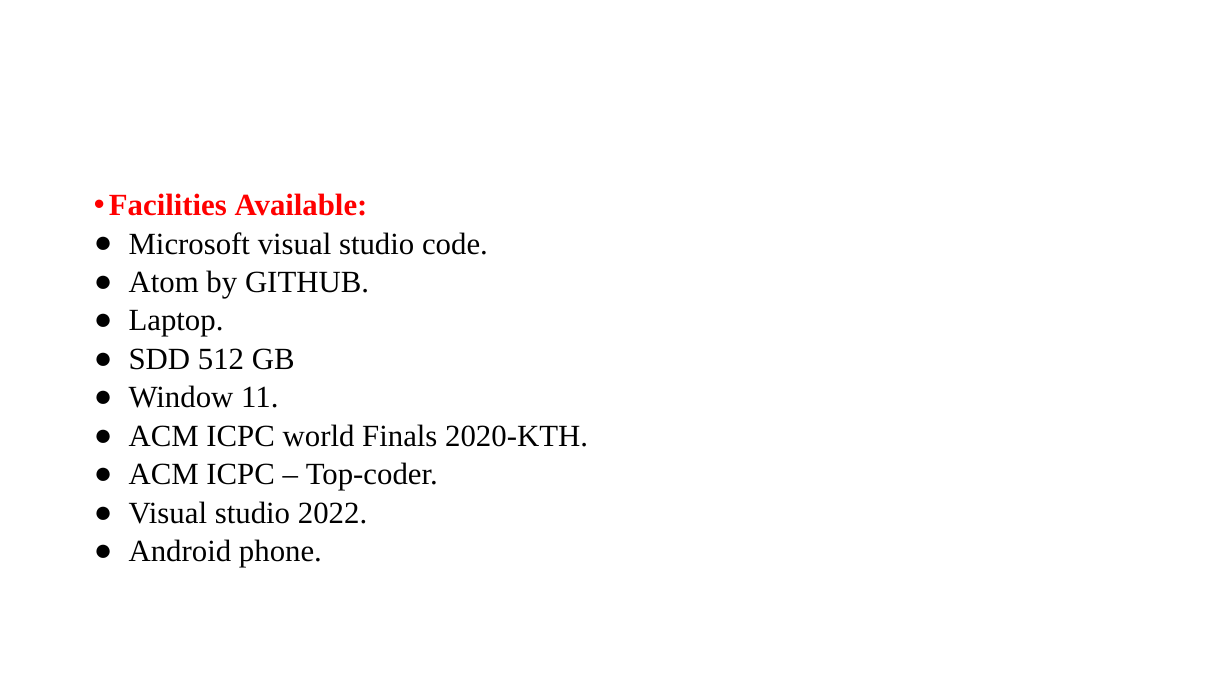
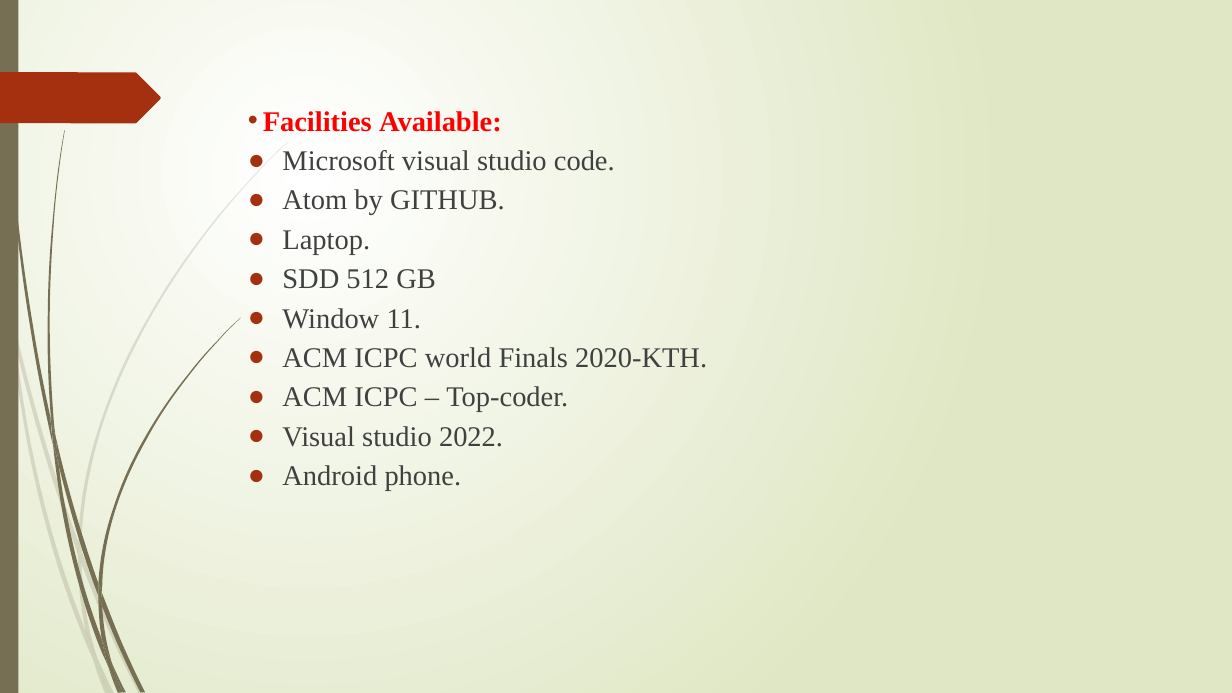
Before and after one commit to shantu03/trial, a slide deck: slide 6 of MINI Project PPT.pptx (slide 5 before the commit). Drawn at 1232x693 pixels with LibreOffice and Linux fonts; fonts in the diff are those of the drawing. Boxes give left, top, right and bottom in pixels: in the first picture for what was removed or moved away, otherwise in the second. Text is boxed around its words. In the diff, an @@ line names an element or a change of style, - is before the commit and + after.

```diff
--- a/MINI Project PPT.pptx
+++ b/MINI Project PPT.pptx
@@ background #FFFFFF to gradient #FFFFFF to #DFE8C4 @@
@@ rectangle added at (0, 0, 18, 693), fill #766F54 @@
@@ freeform shape added at (0, 72, 161, 123), fill #A53010 @@
@@ text "Facilities Available:": place and size @@
-text "Facilities Available:" at (109, 193, 588, 567)
+text "Facilities Available:" at (263, 111, 707, 491)
@@ text "Facilities Available:" at (263, 111, 707, 491): size 24 to 22.2 pt; text colour #000000 to #404040 in "Microsoft visual studio code.", "Atom by GITHUB.", "Laptop.", "SDD 512 GB" and 5 more places; indent changed; line spacing 0.9 to 1 @@
@@ group added at (0, 141, 288, 693): 10 freeform shapes @@
@@ group added at (3, 0, 240, 693): 12 freeform shapes @@
```
Also in this commit, not shown: 5 other slides changed, 1 slide added, 1 other file.
